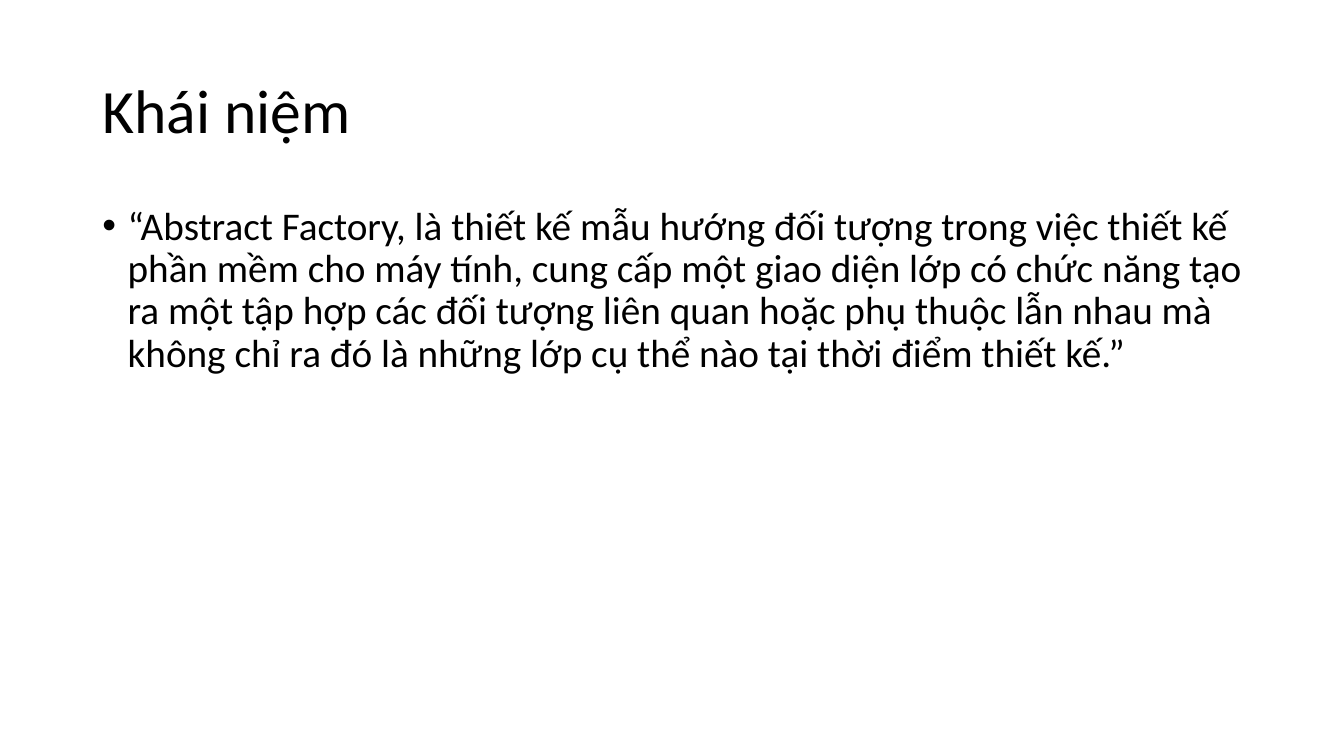
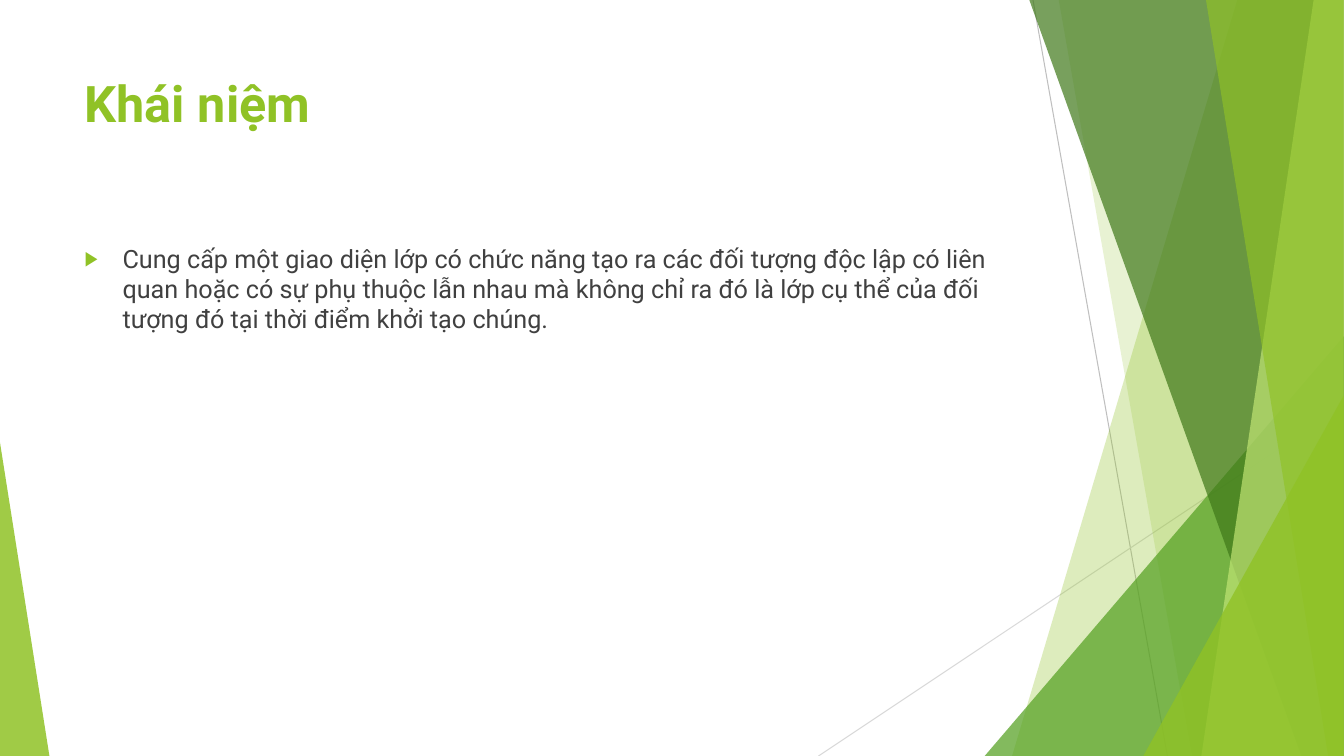
Before and after one commit to ChrisJamison/design_pattern, a slide deck: slide 3 of Báo cáo cuối kỳ/1. Abstract Fatory/Slide.pptx. Drawn at 1344x756 pixels with LibreOffice and Linux fonts; fonts in the diff are those of the drawing. Boxes give left, top, right and bottom in pixels: in the first picture for what was removed or moved away, otherwise in the second. Text is boxed around its words. In the diff, an @@ line names an element or a change of style, - is before the commit and + after.

Commit message:
Updated Abstract Factory (báo cáo + slide)

```diff
--- a/Báo cáo cuối kỳ/1. Abstract Fatory/Slide.pptx
+++ b/Báo cáo cuối kỳ/1. Abstract Fatory/Slide.pptx
@@ title "Khái niệm": place and size @@
-title "Khái niệm" at <box>102,90,350,144</box>
+title "Khái niệm" at <box>85,84,310,131</box>
@@ title "Khái niệm" at <box>85,84,310,131</box>: size 44 to 36 pt, font Calibri to Roboto, text colour #000000 to #90C226, bold on; line spacing 0.9 to 1; vertical alignment middle to top @@
@@ text at <box>123,247,986,334</box>: text changed; size 28 to 18 pt; font Calibri to Roboto; text colour #000000 to #404040 @@
-• “Abstract Factory, là thiết kế mẫu hướng đối tượng trong việc thiết kế phần mềm cho máy tính, cung cấp một giao diện lớp có chức năng tạo ra một tập hợp các đối tượng liên quan hoặc phụ thuộc lẫn nhau mà không chỉ ra đó là những lớp cụ thể nào tại thời điểm thiết kế.”
+▶ Cung cấp một giao diện lớp có chức năng tạo ra các đối tượng độc lập có liên quan hoặc có sự phụ thuộc lẫn nhau mà không chỉ ra đó là lớp cụ thể của đối tượng đó tại thời điểm khởi tạo chúng.
@@ group added at <box>0,0,1344,756</box>: 5 freeform shapes, 3 triangles, 2 lines @@
```
Also in this commit, not shown: 7 other slides changed, 5 slides added, 3 slides removed, 1 other file.
